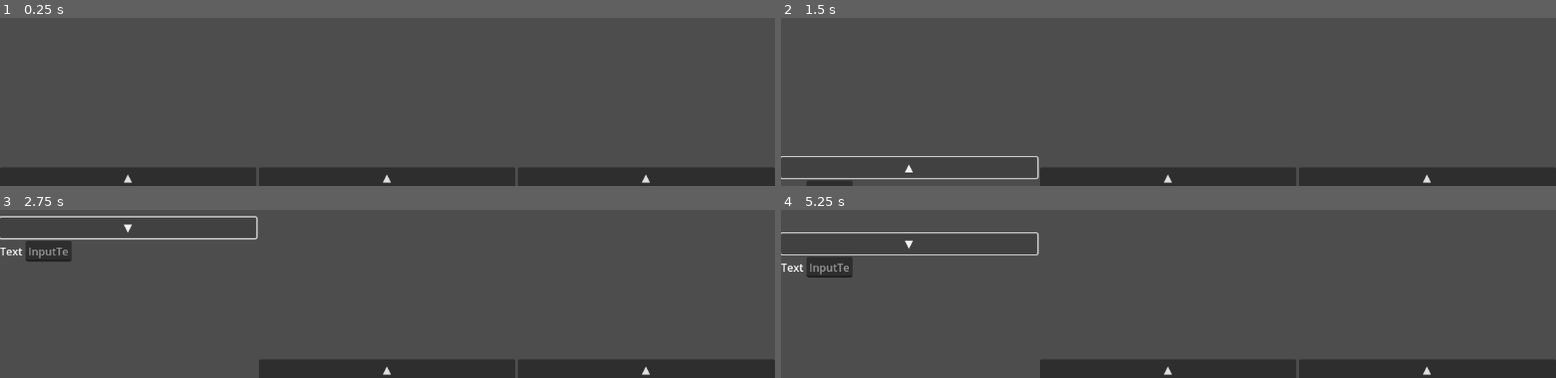
Above: before the commit, frames 1-4 (two rows, left to right).
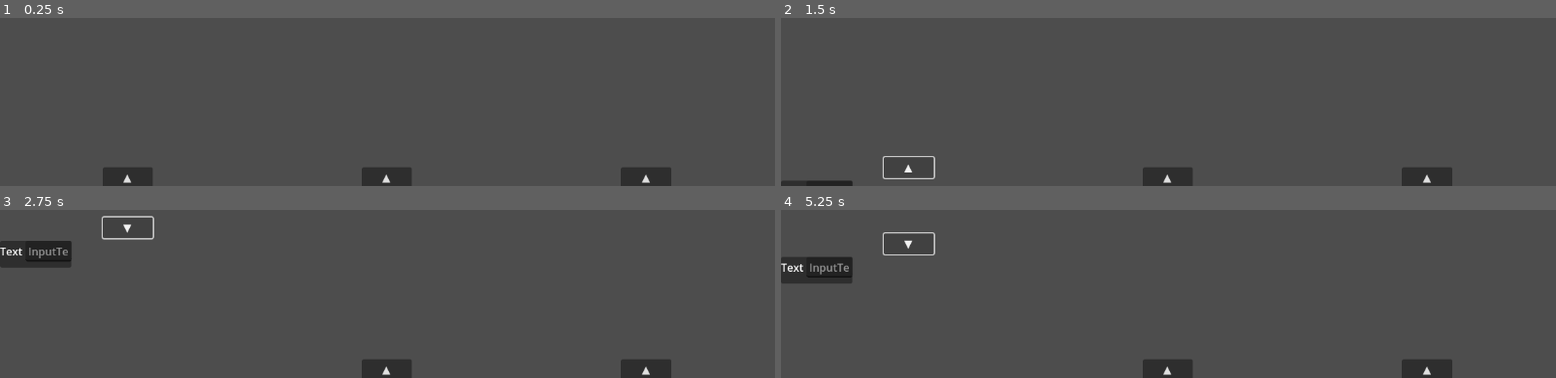
Above: after the commit, the same moments.

Repository: Kretki/creationcanvas
Game: Godot game, scene res://MainScene.tscn
Same seed, same stepped clock (60 frames per second), same inputs: the game is played once before the commit and once after it. The project has no main scene, so this scene is started directly.
Inputs:
- Up to frame 1 (0.25 s): no input
- Up to frame 2 (1.5 s): click "▲" at 0.5 s; click "▼" at 1.25 s
- Up to frame 3 (2.75 s): click "▲" at 2 s
- Up to frame 4 (5.25 s): click "▼" at 2.75 s; click "▲" at 3.5 s; click "▼" at 4.25 s; tap Enter at 5 s

The runs differ from the first frame. In frame 1, 8.7% of the frame differs, in the area x 0-100%, y 89-100%; in frame 2, 6.3%; in frame 3, 7.2%; in frame 4, 6.9%.

Commit message:
bottomTweaking

Diff:
--- a/MenuScenes/bottom_menu.tscn
+++ b/MenuScenes/bottom_menu.tscn
@@ -1,7 +1,7 @@
 [gd_scene load_steps=3 format=3 uid="uid://u2xhkdukfws8"]
 
 [ext_resource type="Script" uid="uid://tq34h0umam4s" path="res://MenuScenes/scripts/bottom_menu.gd" id="1_4f7q8"]
-[ext_resource type="PackedScene" uid="uid://0rvd3a2xla3q" path="res://MenuScenes/input_line.tscn" id="2_i5nkm"]
+[ext_resource type="PackedScene" uid="uid://cbpstsp0yxwyy" path="res://MenuScenes/person_configuration.tscn" id="2_i5nkm"]
 
 [node name="BottomMenu" type="Control"]
 layout_mode = 3
@@ -18,8 +18,19 @@
 [node name="OuterLayout" type="VBoxContainer" parent="Drawer"]
 layout_mode = 2
 
-[node name="Handle" type="Button" parent="Drawer/OuterLayout"]
+[node name="HandleLayout" type="HBoxContainer" parent="Drawer/OuterLayout"]
 layout_mode = 2
 
-[node name="InputLine" parent="Drawer/OuterLayout" instance=ExtResource("2_i5nkm")]
+[node name="HandleLeft" type="Panel" parent="Drawer/OuterLayout/HandleLayout"]
+self_modulate = Color(1, 1, 1, 0)
 layout_mode = 2
+
+[node name="Handle" type="Button" parent="Drawer/OuterLayout/HandleLayout"]
+layout_mode = 2
+
+[node name="HandleRight" type="Panel" parent="Drawer/OuterLayout/HandleLayout"]
+self_modulate = Color(1, 1, 1, 0)
+layout_mode = 2
+
+[node name="PersonConfiguration" parent="Drawer/OuterLayout" instance=ExtResource("2_i5nkm")]
+layout_mode = 2
--- a/MenuScenes/input_line.tscn
+++ b/MenuScenes/input_line.tscn
@@ -3,7 +3,7 @@
 [ext_resource type="Script" uid="uid://bhqly6rrpp7uj" path="res://MenuScenes/scripts/input_line.gd" id="1_cj7e5"]
 
 [node name="InputLine" type="HBoxContainer"]
-offset_right = 40.0
+offset_right = 456.0
 offset_bottom = 40.0
 script = ExtResource("1_cj7e5")
 
--- /dev/null
+++ b/MenuScenes/person_configuration.tscn
@@ -0,0 +1,20 @@
+[gd_scene load_steps=3 format=3 uid="uid://cbpstsp0yxwyy"]
+
+[ext_resource type="PackedScene" uid="uid://0rvd3a2xla3q" path="res://MenuScenes/input_line.tscn" id="1_e74eu"]
+[ext_resource type="Script" uid="uid://cakx0ctbgck5t" path="res://MenuScenes/scripts/person_configuration.gd" id="1_oydx1"]
+
+[node name="PersonConfiguration" type="Control"]
+layout_mode = 3
+anchors_preset = 0
+script = ExtResource("1_oydx1")
+
+[node name="MainContainter" type="PanelContainer" parent="."]
+layout_mode = 0
+offset_right = 40.0
+offset_bottom = 40.0
+
+[node name="VLayout" type="VBoxContainer" parent="MainContainter"]
+layout_mode = 2
+
+[node name="InputLine" parent="MainContainter/VLayout" instance=ExtResource("1_e74eu")]
+layout_mode = 2
--- a/MenuScenes/scripts/bottom_menu.gd
+++ b/MenuScenes/scripts/bottom_menu.gd
@@ -9,15 +9,22 @@
 var tabHeight: float = 0.0
 
 @onready var drawer : PanelContainer = $Drawer
-@onready var handle : Button = $Drawer/OuterLayout/Handle
-@onready var nameLabel : InputLine = $Drawer/OuterLayout/InputLine
+@onready var handle : Button = $Drawer/OuterLayout/HandleLayout/Handle
+@onready var handleFillerLeft : Panel = $Drawer/OuterLayout/HandleLayout/HandleLeft
+@onready var handleFillerRight : Panel = $Drawer/OuterLayout/HandleLayout/HandleRight
 
 func _ready() -> void:
-	#drawer.size_flags_horizontal = Control.SIZE_EXPAND_FILL
-	#self.set_anchors_preset(Control.PRESET_BOTTOM_WIDE)
 	#self.set_mouse_filter(Control.MOUSE_FILTER_IGNORE)
 	self.size_flags_horizontal = Control.SIZE_EXPAND_FILL
-	# Hook up signals
+
+	handleFillerLeft.size_flags_horizontal = Panel.SIZE_EXPAND_FILL
+	handleFillerLeft.size_flags_stretch_ratio = 4
+	handle.size_flags_horizontal = Button.SIZE_EXPAND_FILL
+	handle.size_flags_stretch_ratio = 2
+	handleFillerRight.size_flags_horizontal = Panel.SIZE_EXPAND_FILL
+	handleFillerRight.size_flags_stretch_ratio = 4
+
+
 	handle.pressed.connect(onHandlePressed)
 
 	drawer.anchor_left = 0.0
@@ -26,29 +33,23 @@
 	drawer.anchor_bottom = 1.0
 	drawer.offset_left = 0
 	drawer.offset_right = 0
-	# React to window resizes
+
 	resized.connect(onResized)
 
 	await get_tree().process_frame
 	tabHeight = clampf(handle.size.y + tabExtraMargin, 0.0, drawerHeight - 1.0)
 
-	# Initial layout & state
 	isOpen = false
 	setDrawerInstant(isOpen)
 	updateHandleArrow()
-	nameLabel.setInputLine("Text", "InputText")
 
 func onResized() -> void:
-	# Keep drawer aligned after a resize
 	tabHeight = clampf(handle.size.y + tabExtraMargin, 0.0, drawerHeight - 1.0)
 	setDrawerInstant(isOpen)
 
 func drawerOffset(open: bool) -> float:
-	# Visible: top of drawer sits at bottom - height. Hidden: moved just below screen.
-	if open:
-		return -drawerHeight
-	else:
-		return -tabHeight
+	if open: return -drawerHeight
+	else: return -tabHeight
 
 func setDrawerInstant(open: bool) -> void:
 	var offset = drawerOffset(open)
@@ -65,6 +66,5 @@
 	tw.parallel().tween_property(drawer, "offset_top", drawerOffset(open), slideTime)
 
 func updateHandleArrow() -> void:
-	# ▲ when closed (press to open), ▼ when open (press to close)
 	handle.text = "▼" if isOpen else "▲"
 	handle.tooltip_text = "Hide menu" if isOpen else "Show menu"
--- a/MenuScenes/scripts/input_line.gd
+++ b/MenuScenes/scripts/input_line.gd
@@ -5,6 +5,10 @@
 @onready var input : LineEdit = $Input
 
 func setInputLine(text : String, placeholder : String) -> void:
-	self.size_flags_horizontal = Control.SIZE_EXPAND_FILL
+	self.size_flags_horizontal = HBoxContainer.SIZE_EXPAND_FILL
 	nameLabel.set_text(text)
+	nameLabel.size_flags_horizontal = Label.SIZE_EXPAND_FILL
+	nameLabel.size_flags_stretch_ratio = 3
 	input.set_placeholder(placeholder)
+	input.size_flags_horizontal = LineEdit.SIZE_EXPAND_FILL
+	input.size_flags_stretch_ratio = 7
--- /dev/null
+++ b/MenuScenes/scripts/person_configuration.gd
@@ -0,0 +1,11 @@
+extends Control
+class_name PersonConfiguration
+
+@onready var mainContainer : PanelContainer = $MainContainter
+@onready var vLayout : VBoxContainer = $MainContainter/VLayout
+@onready var nameLabel : InputLine = $MainContainter/VLayout/InputLine
+
+func _ready() -> void:
+	self.size_flags_horizontal = Control.SIZE_EXPAND_FILL
+
+	nameLabel.setInputLine("Text", "InputText")
Not shown, added: MenuScenes/scripts/person_configuration.gd.uid
